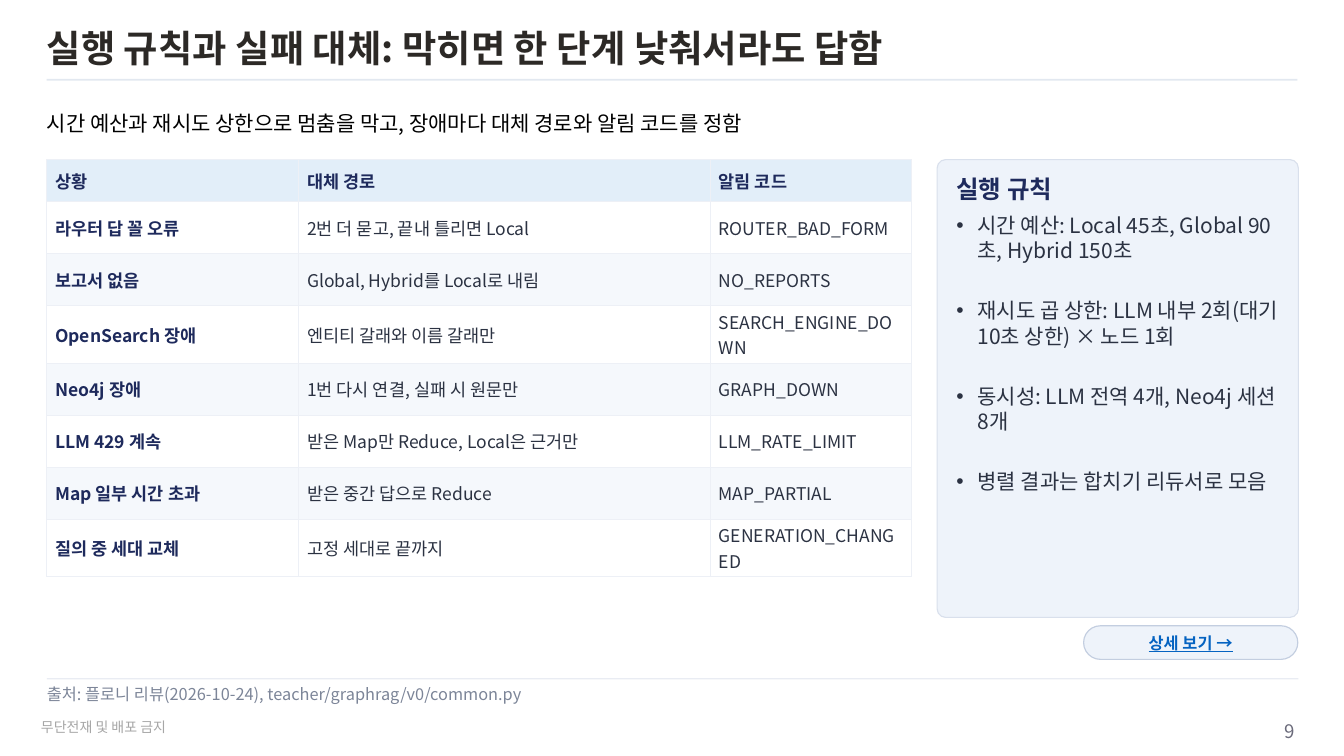
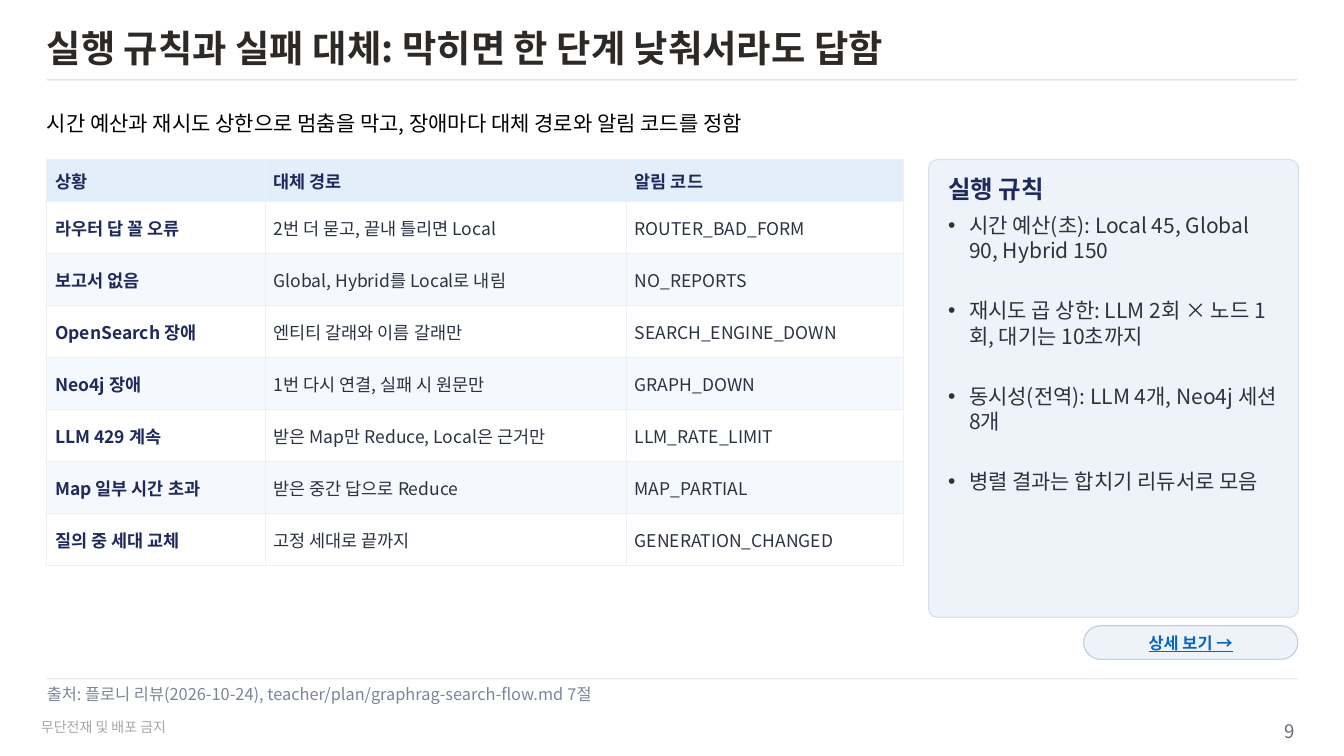
Before and after one commit to unicorn-campus/hybrid-ai, a slide deck: slide 9 of teacher/plan/graphrag-search-flow.pptx. Drawn at 1344x756 pixels with LibreOffice and Linux fonts; fonts in the diff are those of the drawing. Boxes give left, top, right and bottom in pixels: in the first picture for what was removed or moved away, otherwise in the second. Text is boxed around its words. In the diff, an @@ line names an element or a change of style, - is before the commit and + after.

```diff
--- a/teacher/plan/graphrag-search-flow.pptx
+++ b/teacher/plan/graphrag-search-flow.pptx
@@ table: place and size @@
-table at (47,160,912,561)
+table at (47,160,904,554)
@@ rounded rectangle "실행 규칙": place and size @@
-rounded rectangle "실행 규칙" at (937,160,1299,617)
+rounded rectangle "실행 규칙" at (929,160,1299,617)
@@ text in rounded rectangle at (969,215,1277,431): text changed @@
-• 시간 예산: Local 45초, Global 90초, Hybrid 150초
-• 재시도 곱 상한: LLM 내부 2회(대기 10초 상한) × 노드 1회
-• 동시성: LLM 전역 4개, Neo4j 세션 8개
+• 시간 예산(초): Local 45, Global 90, Hybrid 150
+• 재시도 곱 상한: LLM 2회 × 노드 1회, 대기는 10초까지
+• 동시성(전역): LLM 4개, Neo4j 세션 8개
@@ text at (47,686,591,704): text changed @@
-출처: 플로니 리뷰(2026-10-24), teacher/graphrag/v0/common.py
+출처: 플로니 리뷰(2026-10-24), teacher/plan/graphrag-search-flow.md 7절
```
Also in this commit, not shown: 10 other slides changed, 6 other files.
